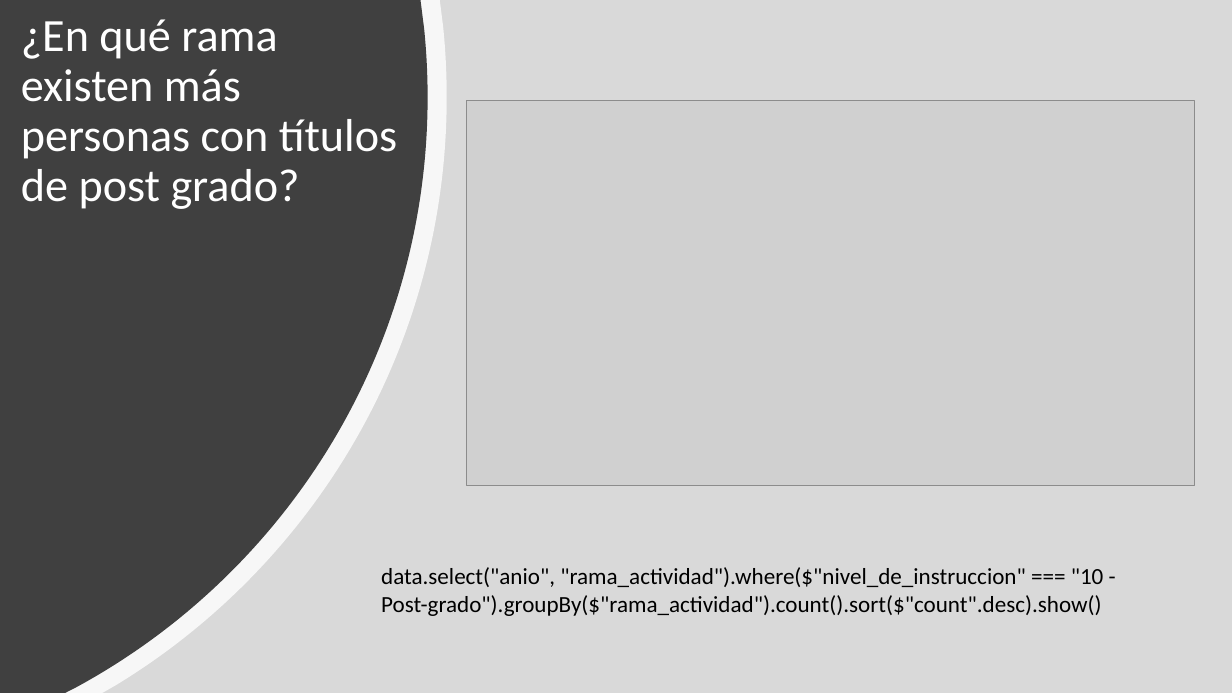
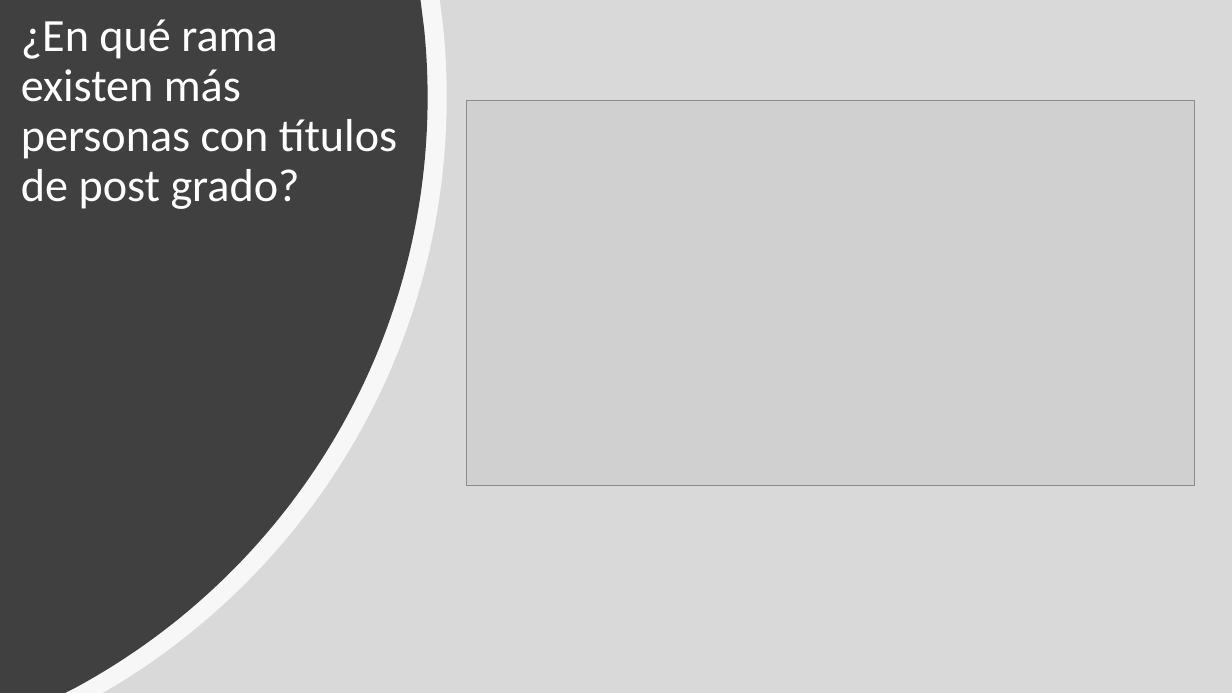
Before and after one commit to vysery98/proyectoIntegrador_IV, a slide deck: slide 11 of Presentación.pptx. Drawn at 1232x693 pixels with LibreOffice and Linux fonts; fonts in the diff are those of the drawing; grey boxes stand for pictures. Boxes give left, top, right and bottom in pixels: in the first picture for what was removed or moved away, otherwise in the second. Text is boxed around its words. In the diff, an @@ line names an element or a change of style, - is before the commit and + after.

```diff
--- a/Presentación.pptx
+++ b/Presentación.pptx
@@ text removed at (381, 567, 1104, 616) @@
-data.select("anio", "rama_actividad").where($"nivel_de_instruccion" === "10 - Post-grado").groupBy($"rama_actividad").count().sort($"count".desc).show()
```
Also in this commit, not shown: 13 other slides changed, 6 slides added, 3 slides removed, 2 other files.
